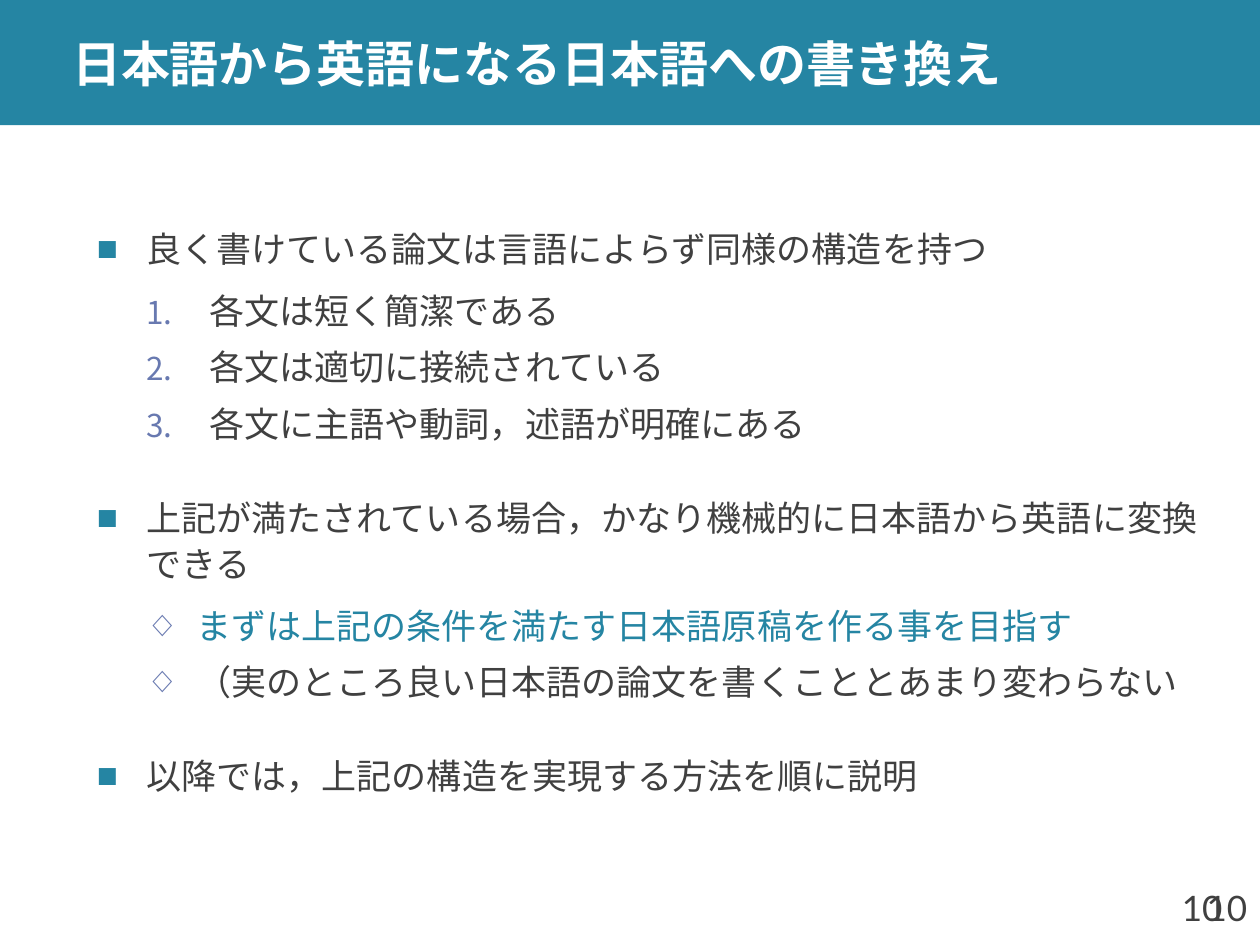
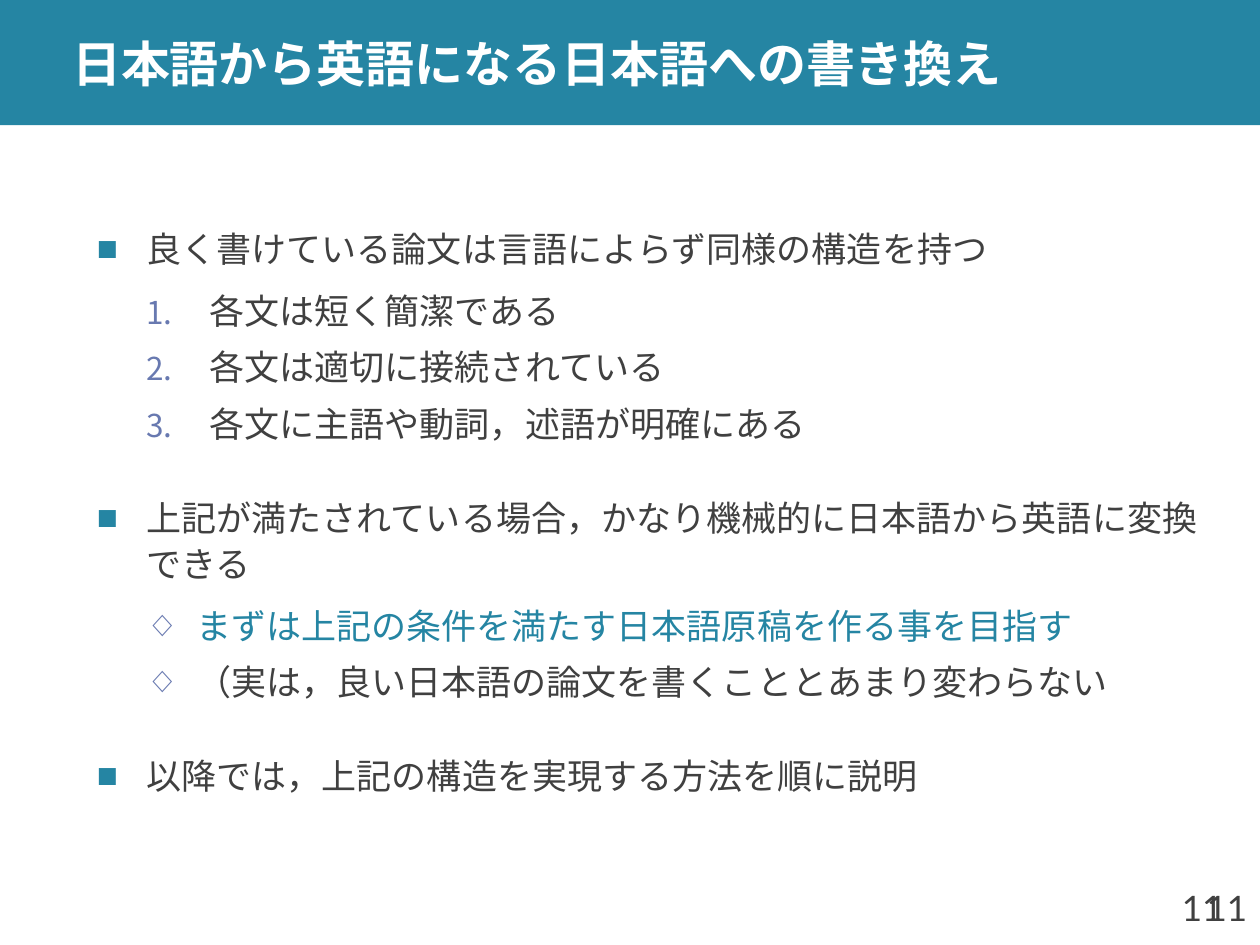
Before and after one commit to shioya-lab/how-to, a slide deck: slide 11 of translation.pptx (slide 10 before the commit). Drawn at 1260x945 pixels with LibreOffice and Linux fonts; fonts in the diff are those of the drawing. Boxes give left, top, right and bottom in pixels: in the first picture for what was removed or moved away, otherwise in the second. Text is boxed around its words. In the diff, an @@ line names an element or a change of style, - is before the commit and + after.

```diff
--- a/translation.pptx
+++ b/translation.pptx
@@ text at box(196, 665, 1107, 699): text changed @@
-  ◇ （実のところ良い日本語の論文を書くこととあまり変わらない
+  ◇ （実は，良い日本語の論文を書くこととあまり変わらない
@@ page number at box(1182, 896, 1223, 921): text changed @@
-10
+11
@@ page number at box(1207, 896, 1248, 921): text changed @@
-10
+11
```
Also in this commit, not shown: 17 other slides changed, 10 slides added, 1 other file.
